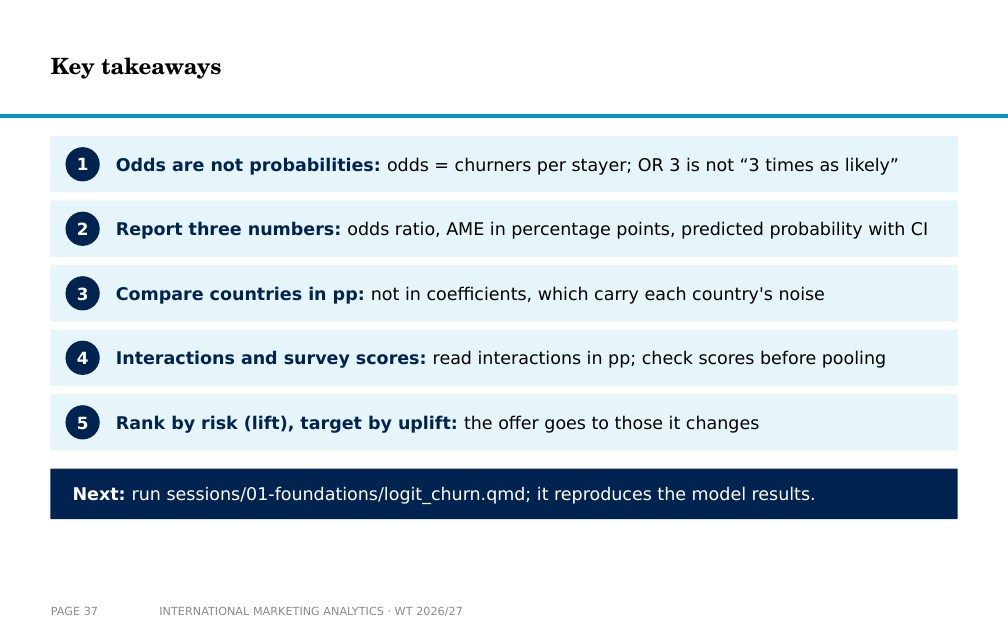
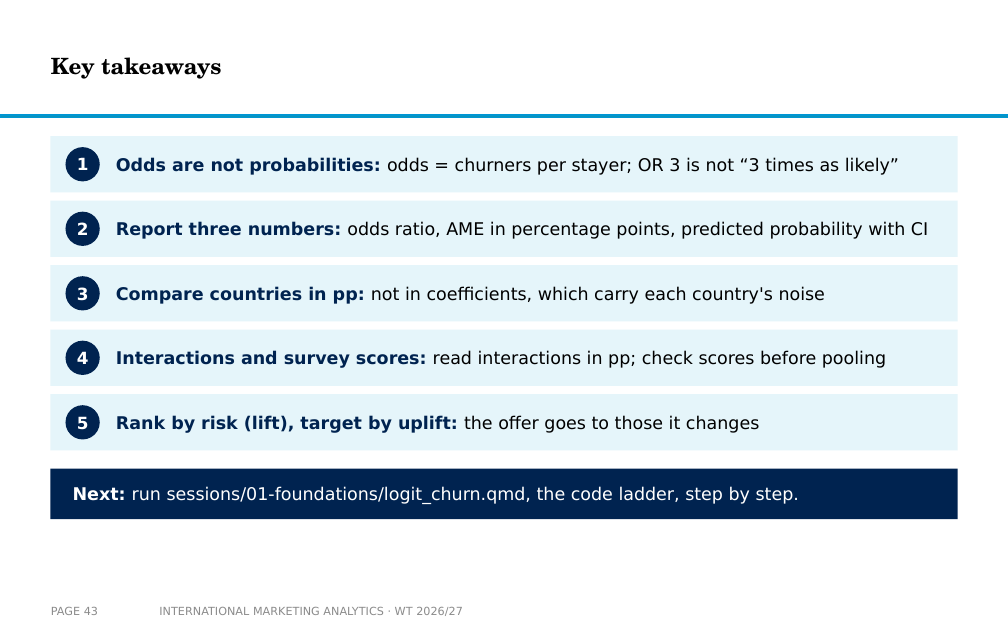
Before and after one commit to arnefloh-wu/international-marketing-analytics-teaching, a slide deck: slide 43 of slides/logistic-regression-in-international-marketing_WT26-27.pptx (slide 37 before the commit). Drawn at 1008x630 pixels with LibreOffice and Linux fonts; fonts in the diff are those of the drawing; background and template pictures are left out. Boxes give left, top, right and bottom in pixels: in the first picture for what was removed or moved away, otherwise in the second. Text is boxed around its words. In the diff, an @@ line names an element or a change of style, - is before the commit and + after.

```diff
--- a/slides/logistic-regression-in-international-marketing_WT26-27.pptx
+++ b/slides/logistic-regression-in-international-marketing_WT26-27.pptx
@@ text at bbox=[73, 487, 799, 504]: text changed @@
-Next: run sessions/01-foundations/logit_churn.qmd; it reproduces the model results.
+Next: run sessions/01-foundations/logit_churn.qmd, the code ladder, step by step.
@@ page number at bbox=[51, 607, 98, 615]: text changed @@
-PAGE 37
+PAGE 43
```
Also in this commit, not shown: 6 other slides changed, 9 slides added, 3 slides removed, 3 other files.
